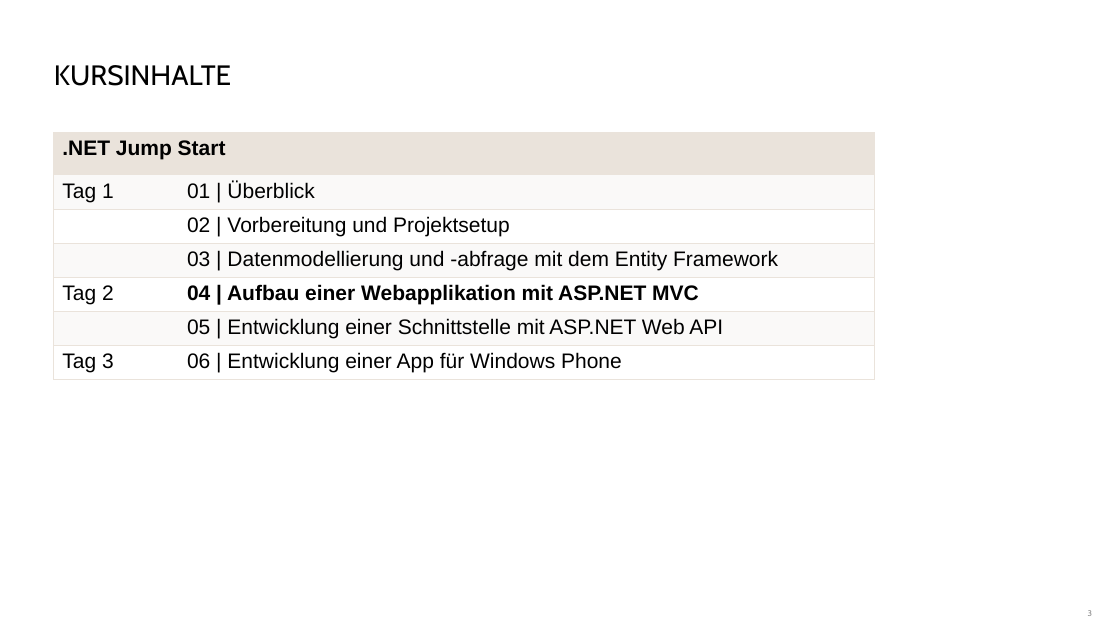
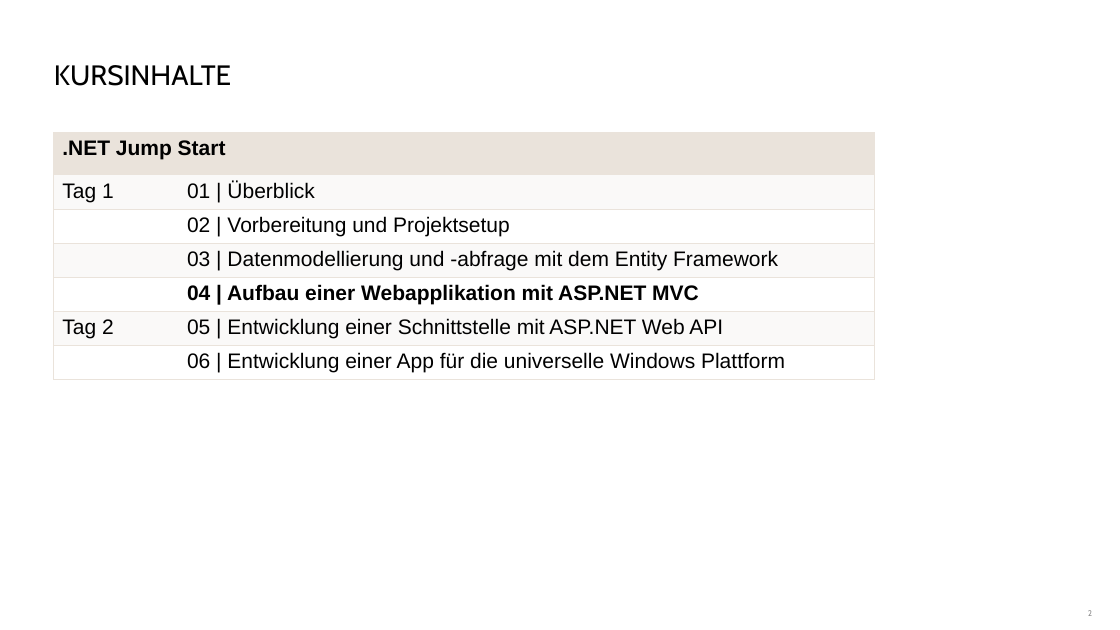
Before and after one commit to danielbeckmann/DotNETJumpStart, a slide deck: slide 2 of 04. ASP.NET MVC/Aufbau einer Webapplikation mit ASP.NET MVC.pptx (slide 3 before the commit). Drawn at 1120x630 pixels with LibreOffice and Linux fonts; fonts in the diff are those of the drawing; background and template pictures are left out. Boxes give left, top, right and bottom in pixels: in the first picture for what was removed or moved away, otherwise in the second. Text is boxed around its words. In the diff, an @@ line names an element or a change of style, - is before the commit and + after.

```diff
--- a/04. ASP.NET MVC/Aufbau einer Webapplikation mit ASP.NET MVC.pptx
+++ b/04. ASP.NET MVC/Aufbau einer Webapplikation mit ASP.NET MVC.pptx
@@ table at [54,133,874,385] @@
-row 5, column 1: Tag 2
+row 5, column 1: 
-row 6, column 1: 
+row 6, column 1: Tag 2
-row 7, column 1: Tag 3
+row 7, column 1: 
-row 7, column 2: 06 | Entwicklung einer App für Windows Phone
+row 7, column 2: 06 | Entwicklung einer App für die universelle Windows Plattform
```
Also in this commit, not shown: 1 other slide changed, 1 slide removed, 5 other files.
